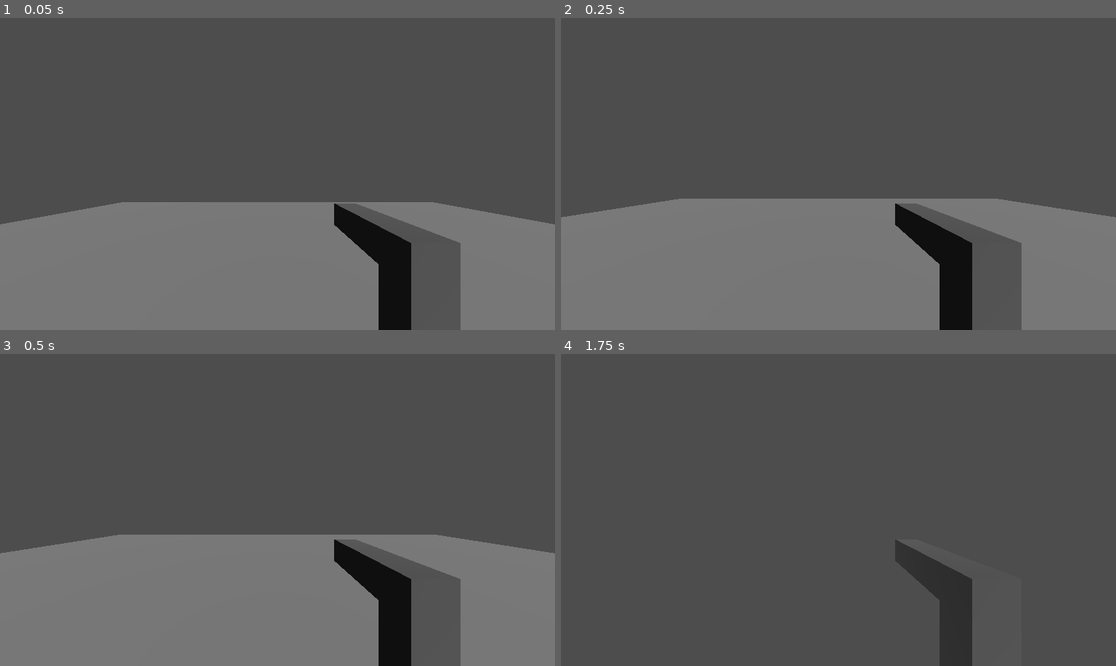
Above: before the commit, frames 1-4 (two rows, left to right).
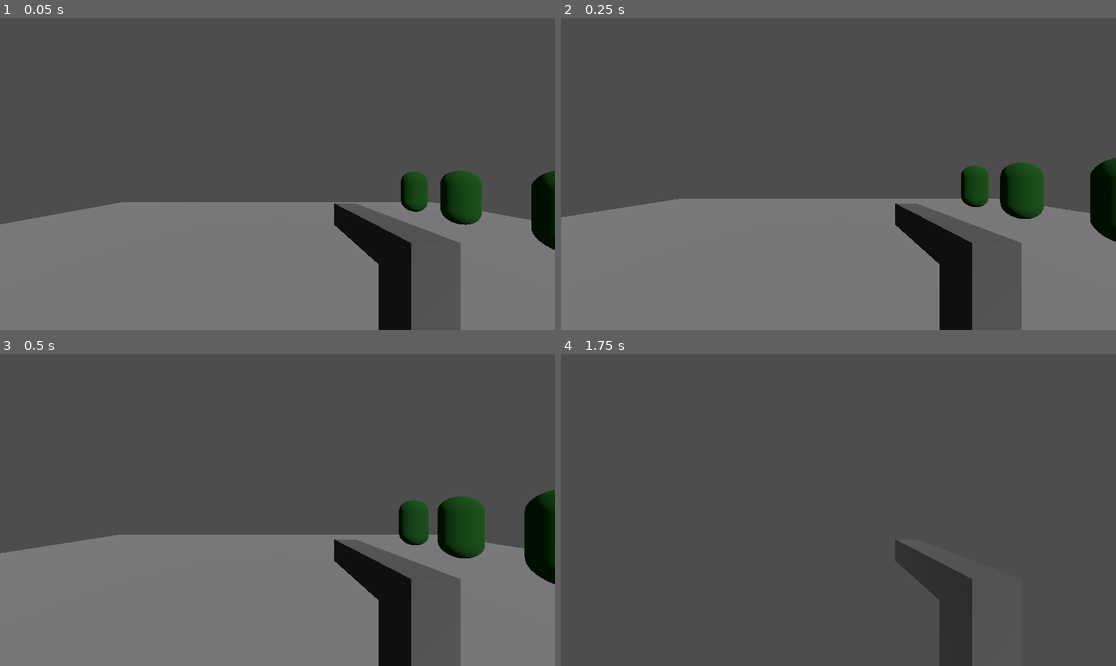
Above: after the commit, the same moments.

Repository: Brylieross/TreaZure
Game: Godot game, scene res://Scenes/game.tscn
Two runs of this game, one before a commit and one after it. Both use one fixed random seed, a clock stepped at 60 frames per second and the inputs below.
Inputs (mouse positions are in pixels of both pictures, inside the frame that each line leads up to):
- Up to frame 1 (0.05 s): no input
- Up to frame 2 (0.25 s): no input
- Up to frame 3 (0.5 s): no input
- Up to frame 4 (1.75 s): move the mouse to (866, 510) at 0.52 s; hold W (forward) from 0.53 s (still down); click (866, 510) at 0.6 s; tap Space (jump) at 0.77, 1.52 s; move the mouse to (810, 510) at 1.27 s; click (810, 510) at 1.35 s

The runs differ from the first frame. In frame 1, 2.6% of the frame differs, in the area x 72-100%, y 48-75%; in frame 2, 2.9%; in frame 3, 3.6%, in the area x 71-100%, y 43-74%; in frame 4, nothing differs.

Commit message:
Commit 7
Added zombies with pathfinding

Diff:
--- a/Scenes/game.tscn
+++ b/Scenes/game.tscn
@@ -1,7 +1,9 @@
-[gd_scene load_steps=9 format=3 uid="uid://cjuo28occsx1f"]
+[gd_scene load_steps=11 format=3 uid="uid://cjuo28occsx1f"]
 
+[ext_resource type="Script" path="res://Scripts/game.gd" id="1_snps0"]
 [ext_resource type="Script" path="res://Scripts/Player.gd" id="1_wph2i"]
 [ext_resource type="PackedScene" uid="uid://c6gn45xhxksdj" path="res://Scenes/gun.tscn" id="2_7jgwl"]
+[ext_resource type="PackedScene" uid="uid://ibskmdtefi2i" path="res://Scenes/zombie.tscn" id="4_345q1"]
 
 [sub_resource type="Environment" id="Environment_1fttd"]
 
@@ -19,6 +21,7 @@
 [sub_resource type="BoxShape3D" id="BoxShape3D_3ej2q"]
 
 [node name="Game" type="Node3D"]
+script = ExtResource("1_snps0")
 
 [node name="DirectionalLight3D" type="DirectionalLight3D" parent="."]
 transform = Transform3D(1, 0, 0, 0, 0.82106, 0.570843, 0, -0.570843, 0.82106, 0, 7.49149, 0)
@@ -62,3 +65,12 @@
 [node name="CollisionShape3D" type="CollisionShape3D" parent="NavigationRegion3D/CSGCombiner3D/Floor"]
 transform = Transform3D(20.5902, 0, 0, 0, 1, 0, 0, 0, 20.5902, 0, 0, 0)
 shape = SubResource("BoxShape3D_3ej2q")
+
+[node name="Zombie" parent="." instance=ExtResource("4_345q1")]
+transform = Transform3D(1, 0, 0, 0, 1, 0, 0, 0, 1, 6.81936, 0.5, -7.79579)
+
+[node name="Zombie2" parent="." instance=ExtResource("4_345q1")]
+transform = Transform3D(1, 0, 0, 0, 1, 0, 0, 0, 1, 6.81936, 0.5, -5.82951)
+
+[node name="Zombie3" parent="." instance=ExtResource("4_345q1")]
+transform = Transform3D(1, 0, 0, 0, 1, 0, 0, 0, 1, 6.81936, 0.5, -3.60697)
--- a/Scenes/zombie.tscn
+++ b/Scenes/zombie.tscn
@@ -22,3 +22,9 @@
 shape = SubResource("CapsuleShape3D_1ju18")
 
 [node name="NavigationAgent3D" type="NavigationAgent3D" parent="."]
+target_desired_distance = 2.0
+path_height_offset = 0.1
+avoidance_enabled = true
+
+[connection signal="target_reached" from="NavigationAgent3D" to="." method="_on_navigation_agent_3d_target_reached"]
+[connection signal="velocity_computed" from="NavigationAgent3D" to="." method="_on_navigation_agent_3d_velocity_computed"]
--- /dev/null
+++ b/Scripts/game.gd
@@ -0,0 +1,6 @@
+extends Node3D
+
+@onready var player = $Player
+
+func _physics_process(delta):
+	get_tree().call_group("zombies", "update_target_position", player.position)
--- a/Scripts/zombie.gd
+++ b/Scripts/zombie.gd
@@ -4,14 +4,23 @@
 
 var SPEED = 3.0
 
+
 func _physics_process(delta):
 	var current_location = global_transform.origin
-	var next_location = nav_agent.get_next_location()
+	var next_location = nav_agent.get_next_path_position()
 	var new_velocity = (next_location - current_location).normalized() * SPEED
 
-	velocity = new_velocity
-	move_and_slide()
+	nav_agent.set_velocity(new_velocity)
 
 
-func update_target_lcoation(target_location):
-	nav_agent.set_target_location(target_location)
+func update_target_position(target_location):
+	nav_agent.set_target_position(target_location)
+
+
+func _on_navigation_agent_3d_target_reached():
+	print("in range")
+
+
+func _on_navigation_agent_3d_velocity_computed(safe_velocity):
+	velocity = velocity.move_toward(safe_velocity, .25)
+	move_and_slide()
